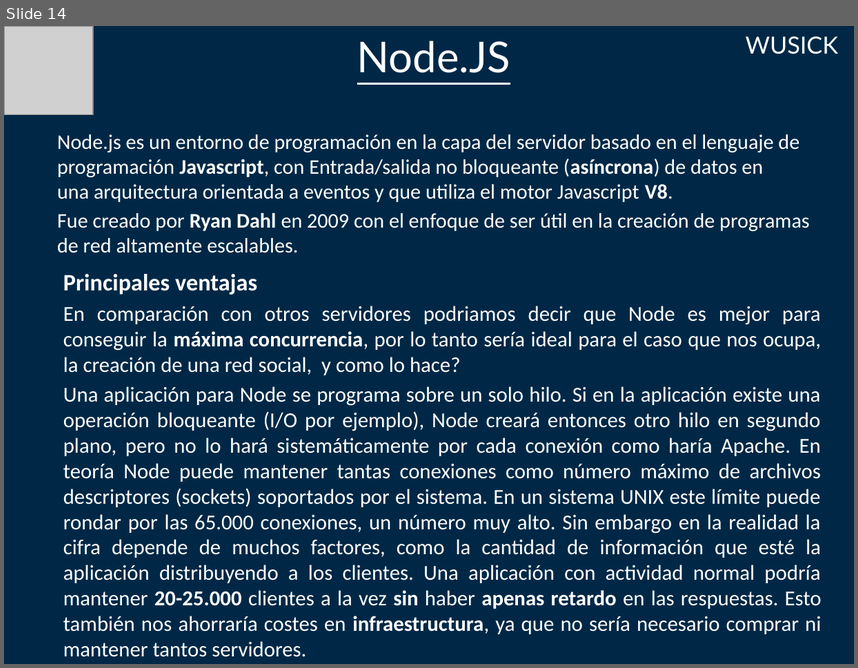
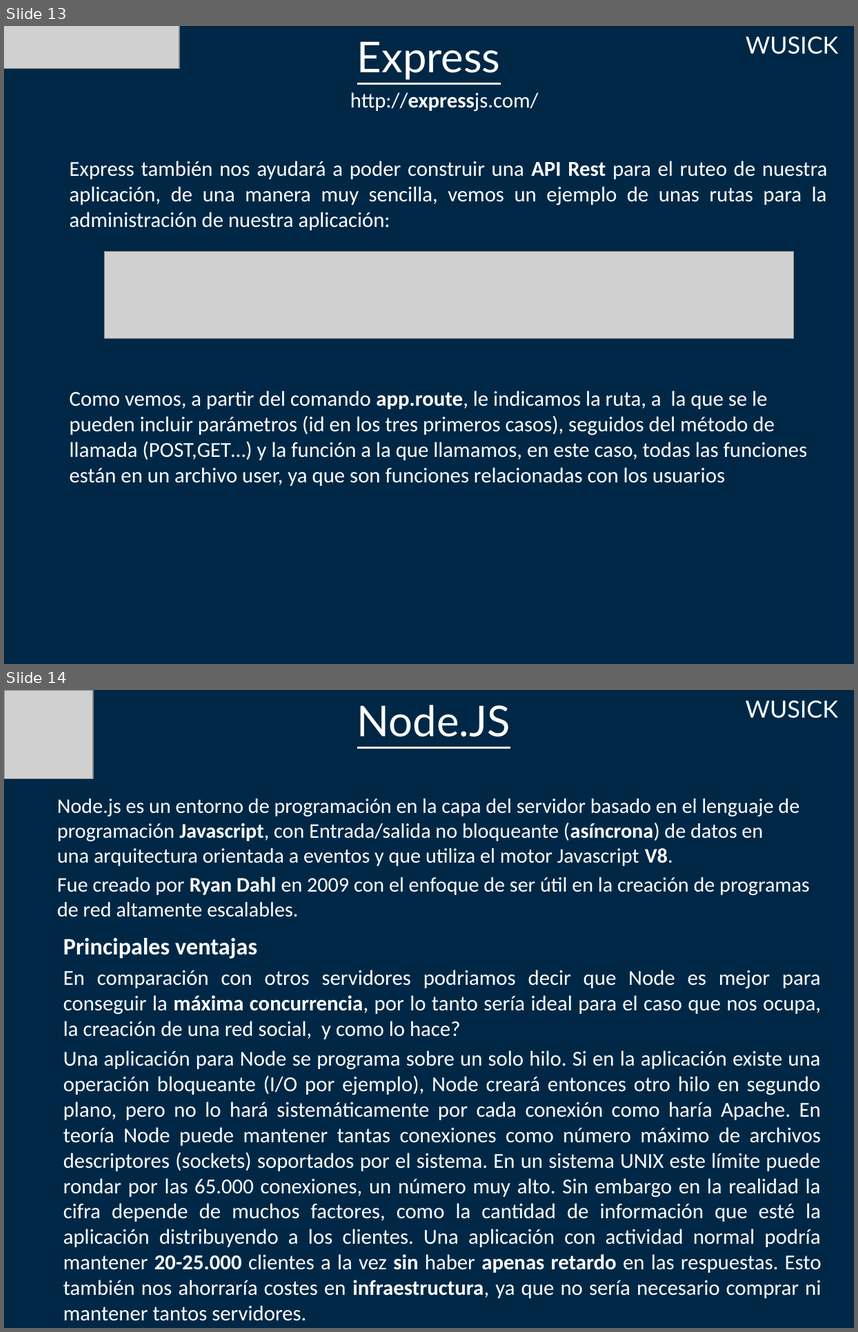
Before and after one commit to jha86/pptWusick, a slide deck: Presentación1.pptx. Shown one above the other, each under a label of ours: slide 14 before the commit, slides 13 and 14 after it. The pictures are 858x668 and 858x1332 pixels, drawn with LibreOffice and Linux fonts; fonts in the diff are those of the drawing; grey boxes stand for pictures. Boxes give left, top, right and bottom in pixels: in the first picture for what was removed or moved away, otherwise in the second. Text is boxed around its words. In the diff, an @@ line names an element or a change of style, - is before the commit and + after.

```diff
--- a/Presentación1.pptx
+++ b/Presentación1.pptx
@@ slide 13 added at <box>4,26,854,664</box>, background #002846 @@
@@ picture added at <box>4,26,179,69</box> @@
@@ text added at <box>357,42,501,80</box>, 36 pt, text #FFFFFF, underline @@
+Express
@@ title added at <box>746,36,838,54</box>, 20 pt, text #FFFFFF @@
+WUSICK
@@ text added at <box>350,92,539,112</box>, 18 pt, text #FFFFFF @@
+http://expressjs.com/
@@ text added at <box>70,161,827,486</box>, 18 pt, text #FFFFFF @@
+Express también nos ayudará a poder construir una API Rest para el ruteo de nuestra aplicación, de una manera muy sencilla, vemos un ejemplo de unas rutas para la administración de nuestra aplicación:
+Como vemos, a partir del comando app.route, le indicamos la ruta, a la que se le pueden incluir parámetros (id en los tres primeros casos), seguidos del método de llamada (POST,GET…) y la función a la que llamamos, en este caso, todas las funciones están en un archivo user, ya que son funciones relacionadas con los usuarios
@@ picture added at <box>104,251,794,339</box> @@
```
Also in this commit, not shown: 6 slides changed, 5 other slides added, 6 slides removed.
